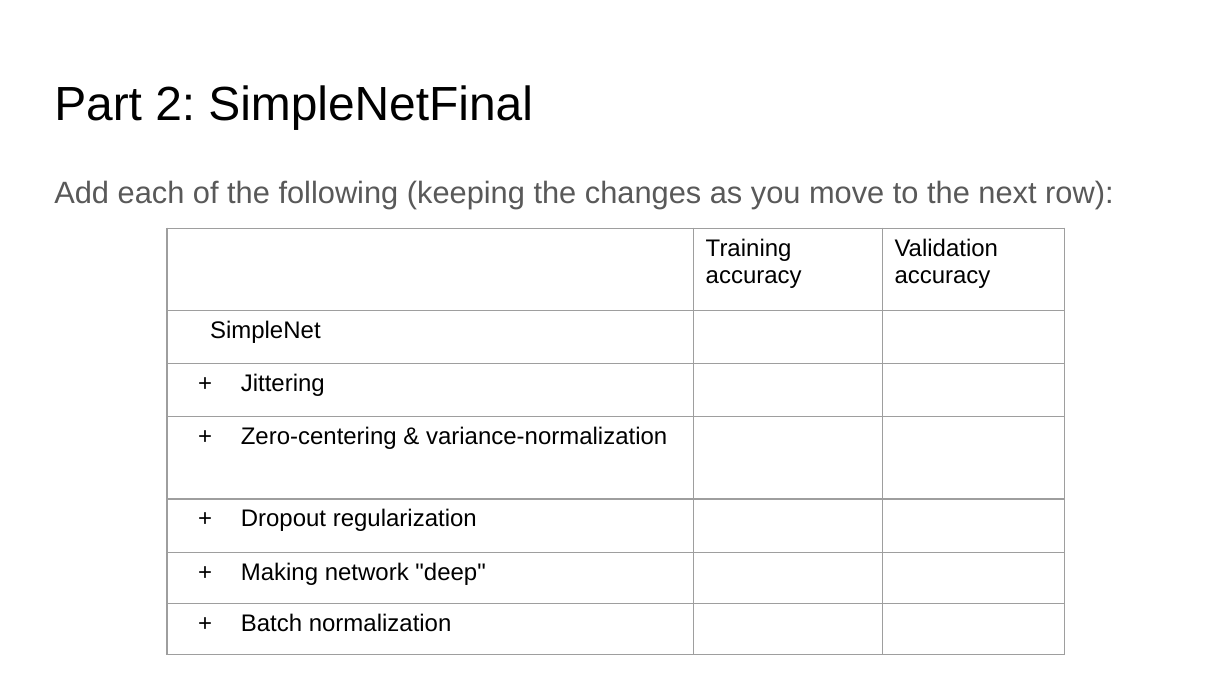
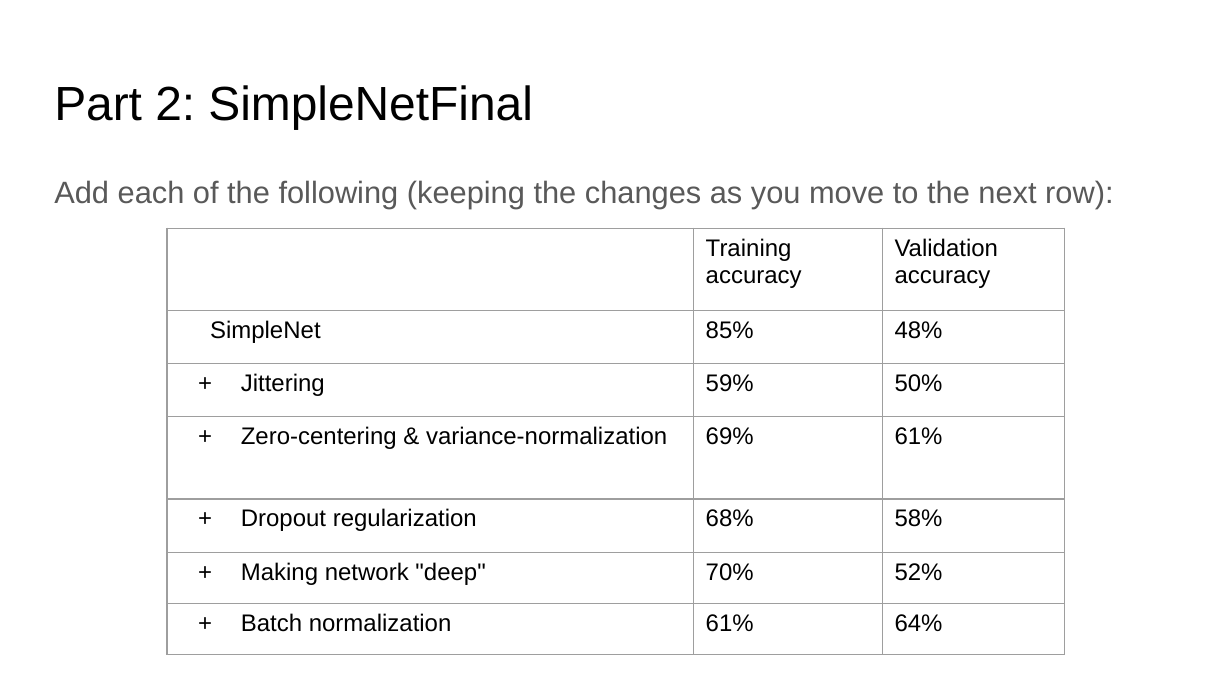
Before and after one commit to anirudh-arunkumar/ComputerVision, a slide deck: slide 3 of project-3-main/docs/proj3_report.pptx. Drawn at 1232x693 pixels with LibreOffice and Linux fonts; fonts in the diff are those of the drawing. Boxes give left, top, right and bottom in pixels: in the first picture for what was removed or moved away, otherwise in the second. Text is boxed around its words. In the diff, an @@ line names an element or a change of style, - is before the commit and + after.

```diff
--- a/project-3-main/docs/proj3_report.pptx
+++ b/project-3-main/docs/proj3_report.pptx
@@ table at box(168, 228, 1064, 655) @@
-row 2, column 2: 
+row 2, column 2: 85%
-row 2, column 3: 
+row 2, column 3: 48%
-row 3, column 2: 
+row 3, column 2: 59%
-row 3, column 3: 
+row 3, column 3: 50%
-row 4, column 2: 
+row 4, column 2: 69%
-row 4, column 3: 
+row 4, column 3: 61%
-row 5, column 2: 
+row 5, column 2: 68%
-row 5, column 3: 
+row 5, column 3: 58%
-row 6, column 2: 
+row 6, column 2: 70%
-row 6, column 3: 
+row 6, column 3: 52%
-row 7, column 2: 
+row 7, column 2: 61%
-row 7, column 3: 
+row 7, column 3: 64%
```
Also in this commit, not shown: 12 other slides changed, 1 slide added, 1 slide removed, 14 other files.
